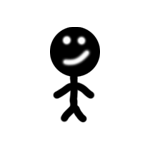
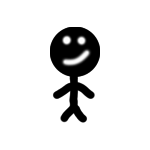
The second 150x150 image is a revision of the first. Changes to its layers:
added layer "sadge" over [50, 27, 100, 123]
